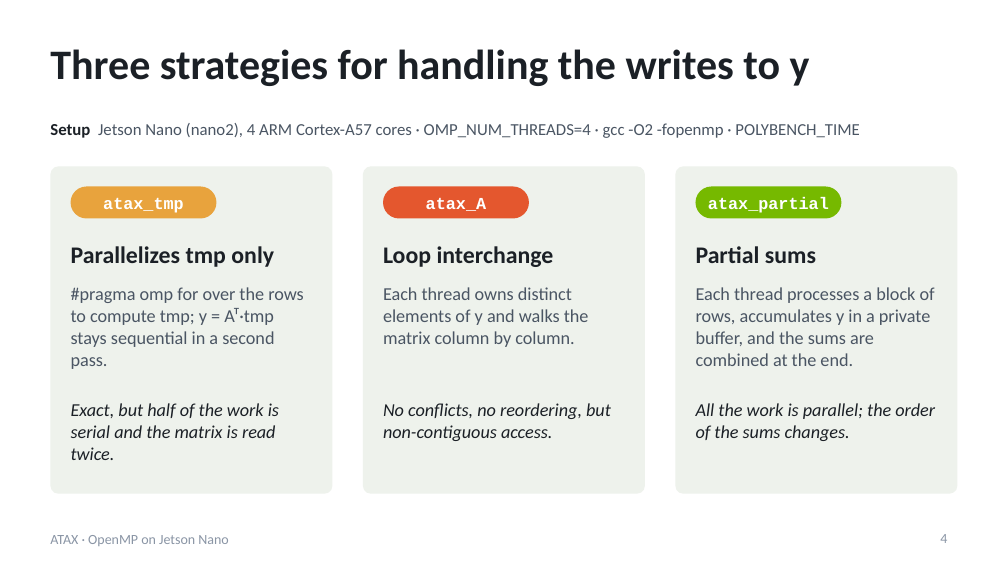
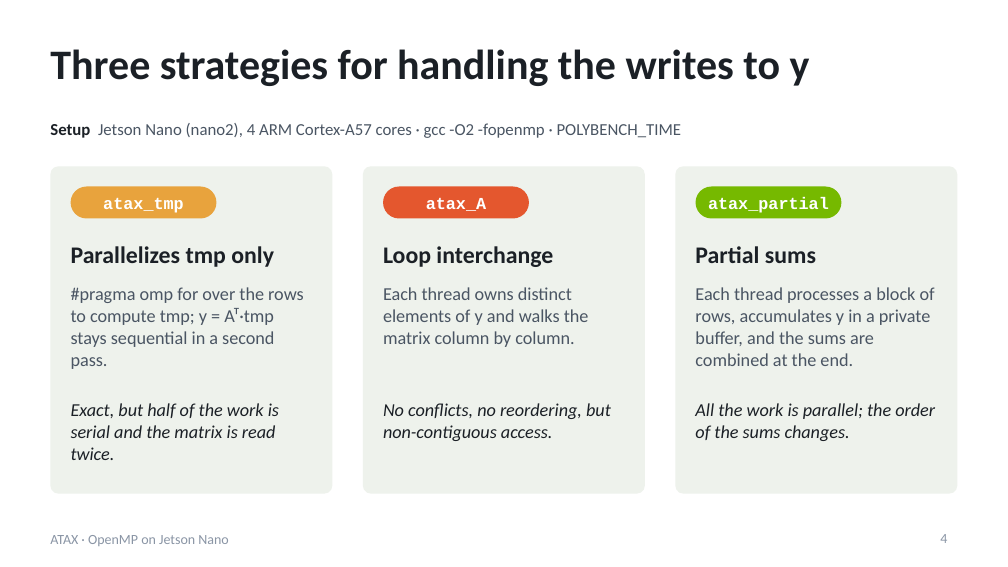
Before and after one commit to GianlucaScollo/HPC_assignments, a slide deck: slide 4 of OpenMP_assignment/presentation/ATAX_presentation.pptx. Drawn at 1008x567 pixels with LibreOffice and Linux fonts; fonts in the diff are those of the drawing. Boxes give left, top, right and bottom in pixels: in the first picture for what was removed or moved away, otherwise in the second. Text is boxed around its words. In the diff, an @@ line names an element or a change of style, - is before the commit and + after.

Commit message:
update atax presentation

```diff
--- a/OpenMP_assignment/presentation/ATAX_presentation.pptx
+++ b/OpenMP_assignment/presentation/ATAX_presentation.pptx
@@ text at box(50, 123, 681, 138): text changed @@
-Setup Jetson Nano (nano2), 4 ARM Cortex-A57 cores · OMP_NUM_THREADS=4 · gcc -O2 -fopenmp · POLYBENCH_TIME
+Setup Jetson Nano (nano2), 4 ARM Cortex-A57 cores · gcc -O2 -fopenmp · POLYBENCH_TIME
```
Also in this commit, not shown: 1 other file.
